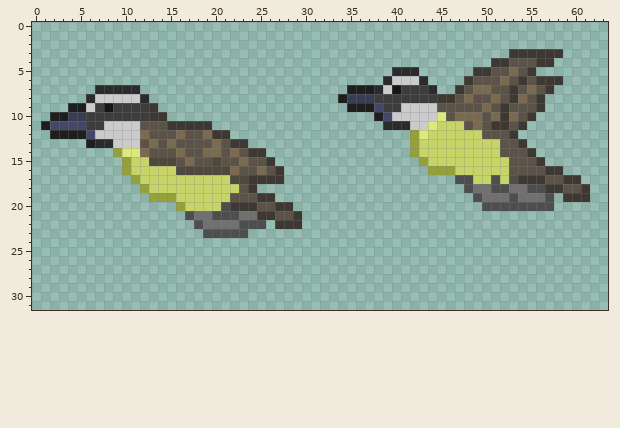
Pixel-art sprite, stored at Assets/Pack/Birds/BemTeVi/Flappy/BemTeViFlappy-Sheet.png. That is the earlier state.
The file is 64x32 pixels. Colours within 5 levels of each other are drawn and written as one.
The result:
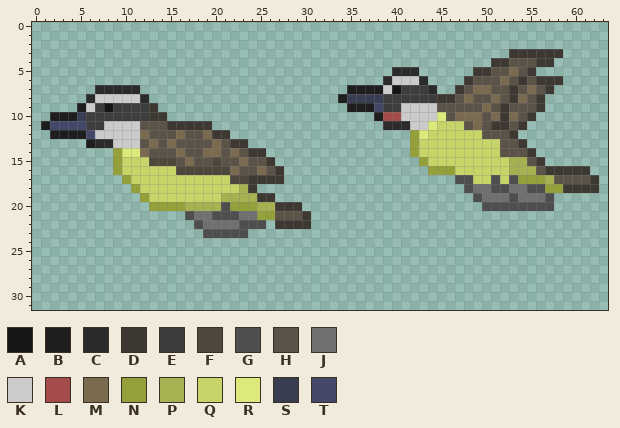
Palette (. is transparent): A #161616  B #1e1e1e  C #2b2b2b  D #3d3932  E #3d3d3d  F #4e473b  G #4e4e4e  H #5b5347  J #707070  K #cbcbcb  L #a44b4b  M #796a50  N #94a039  P #a6b151  Q #c7d468  R #dce97b  S #393d52  T #434868
Difference:
y 7: x 38 C -> B
y 8: x 38 E -> S
y 9: x 4 B -> .
y 10: x 4 S -> B; x 39..40 TK -> LL
y 15: x 9..10 .N -> NQ; x 53..54 HH -> PP
y 16: x 9..10 .N -> NQ; x 53..55 HHH -> PPP; x 59..61 ... -> DDD
y 17: x 10..11 .N -> NQ; x 54..57 DDDH -> NNNP; x 59..62 DD.. -> HHHD
y 18: x 11..12 .N -> NQ; x 23 H -> P; x 57..60 DDHH -> NNDD; x 62 . -> D
y 19: x 12..15 .NNN -> NQQQ; x 21..24 QHHH -> PPPP; x 59..61 DDD -> ...
y 20: x 13..15 ... -> NNN; x 17..20 QQQQ -> PPPP; x 22..26 DDDHH -> NNNPP; x 29 . -> D
y 21: x 25..26 DD -> NN; x 29..30 D. -> HD
y 22: x 30 . -> D
Where, in picture pixels (left, top, right, bottom), the same in both pictures:
changed: (374, 85, 401, 121)
changed: (68, 103, 77, 121)
changed: (113, 157, 311, 229)
changed: (509, 157, 599, 202)
